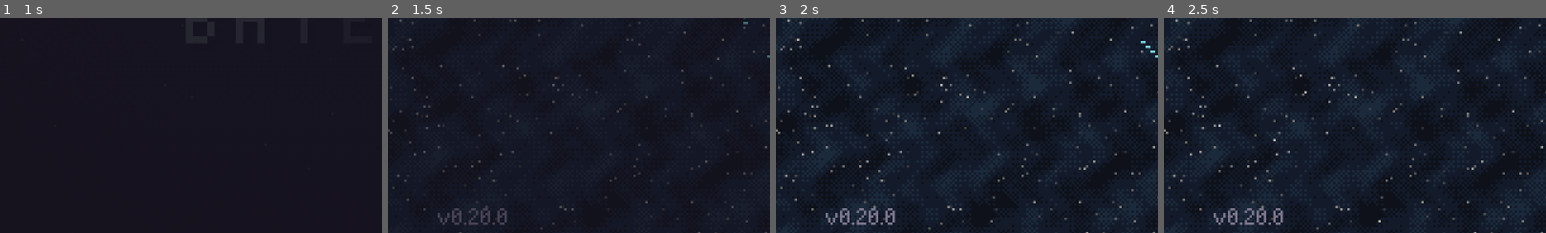
Above: before the commit, frames 1-4 (left to right).
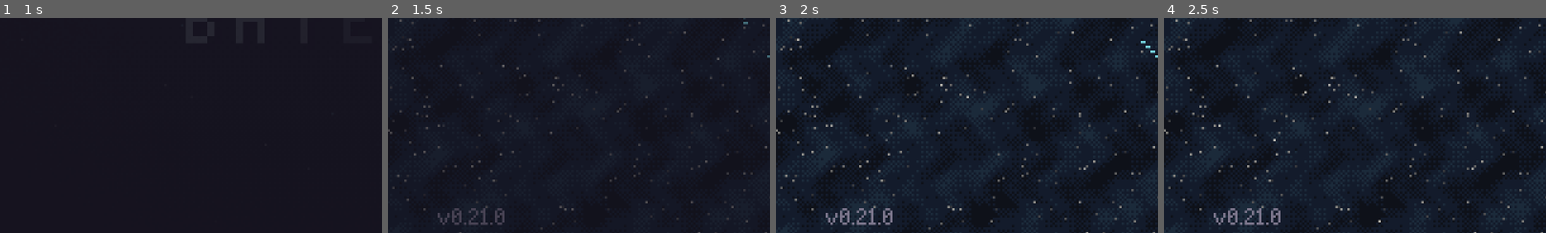
Above: after the commit, the same moments.

Repository: rodriguezric/protektor-jrpg
Game: Godot game, scene res://scenes/shell.tscn
Same seed, same stepped clock (60 frames per second), same inputs: the game is played once before the commit and once after it.
Inputs (mouse positions are % of the whole screen's width and height, from its top left):
- Up to frame 1 (1 s): tap Enter at 0.5 s; move the mouse to (72, 45) at 0.52 s; hold Right (right) from 0.53 s (still down); hold Z (accept) from 0.53 s (still down); click (72, 45) at 0.67 s; tap Space at 0.77 s
- Up to frame 2 (1.5 s): release Right (right) at 1.25 s; release Z (accept) at 1.25 s; drag from (30, 55) to (45, 70) at 1.27 s
- Up to frame 3 (2 s): no input
- Up to frame 4 (2.5 s): move the mouse to (60, 28) at 2.02 s; hold Right (right) from 2.03 s (still down); tap Enter at 2.1 s; click (60, 28) at 2.17 s
The pictures show only the part of the screen within x 0-50%, y 49-99%; the shares and areas given below are measured in that part.

Frame 1 is identical in both runs. In frame 2, 0.3% of the frame differs, in the area x 24-32%, y 88-97%; in frame 3, 0.3%; in frame 4, 0.3%.

Commit message:
feature_beam_laser

Diff:
--- a/project.godot
+++ b/project.godot
@@ -11,7 +11,7 @@
 [application]
 
 config/name="Protektor: Children of the Void"
-config/version="0.20.0"
+config/version="0.21.0"
 run/main_scene="res://scenes/shell.tscn"
 config/features=PackedStringArray("4.6")
 run/flush_stdout_on_print=true
--- a/scripts/data.gd
+++ b/scripts/data.gd
@@ -104,7 +104,7 @@
 	"basic": {"name": "Basic Shot", "cost": 0, "missions": 0, "desc": "The Protektor's standard beam bolt."},
 	"wave": {"name": "Wave Shot", "cost": 350, "missions": 3, "desc": "A wide crescent that is hard to miss."},
 	"auto": {"name": "Auto Shot", "cost": 400, "missions": 5, "desc": "Hold fire to keep shooting. Cannon Cycler sets how fast."},
-	"beam": {"name": "Beam Shot", "cost": 550, "missions": 7, "desc": "A focused lance that deals 3 damage."},
+	"beam": {"name": "Beam Shot", "cost": 550, "missions": 7, "desc": "A lasting lance you can sweep. Pierces everything for 3 damage, but recharges slowly."},
 }
 
 ## Credits for clearing a story mission: deeper planets and later levels pay more.
--- a/scripts/mission.gd
+++ b/scripts/mission.gd
@@ -19,9 +19,12 @@
 const WEAPON_STATS := {
 	"basic": {"max": 3, "speed": 560.0, "r": 5.0, "dmg": 1.0, "cd": 1.0},
 	"wave": {"max": 3, "speed": 470.0, "r": 14.0, "dmg": 1.0, "cd": 1.15},
-	"beam": {"max": 3, "speed": 820.0, "r": 4.0, "dmg": 3.0, "cd": 1.35},
+	"beam": {"max": 1, "speed": 0.0, "r": 6.0, "dmg": 3.0, "cd": 7.0},
 	"auto": {"max": 3, "speed": 600.0, "r": 5.0, "dmg": 1.0, "cd": 1.0},
 }
+## Beam Shot: a lance that lasts a moment, follows your aim and pierces
+## everything on its line, hitting each target once.
+const BEAM_LIFE := 0.32
 const EXT_SHIELD_REACH := 14.0
 const MISSILE_INTERVAL := 2.6
 const MISSILE_SPEED := 300.0
@@ -74,6 +77,7 @@
 var threats: Array = []
 var shots: Array = []
 var bolts: Array = []
+var beam := {}
 var fired_triggers := {}
 var score := 0
 var shown_score := 0.0
@@ -610,6 +614,7 @@
 			th.tick(delta)
 	_update_shots(delta)
 	_update_bolts(delta)
+	_update_beam(delta)
 	_update_missiles(delta)
 	_chatter(delta)
 	if hp <= 1.0 and alive:
@@ -680,20 +685,24 @@
 		return false
 	if _fire_cd > 0.0:
 		return false
-	if bolts.size() >= int(wstat.max):
+	if bolts.size() >= int(wstat.max) or not beam.is_empty():
 		return false
 	_fire_cd = fire_cd_base
 	var dirv := facing
 	if _aim_mode != "mouse":
 		dirv = _assist(facing)
 	var tip := CENTER + facing * (PLAYER_CORE + CANNON_LEN)
-	bolts.append({"lp": tip, "dir": dirv, "trail": [], "w": str(lo.weapon)})
+	if str(lo.weapon) == "beam":
+		beam = {"t": 0.0, "dir": dirv, "hit": {}, "hits": 0}
+		_update_beam(0.0)
+	else:
+		bolts.append({"lp": tip, "dir": dirv, "trail": [], "w": str(lo.weapon)})
 	_recoil = 3.0
 	fx.burst(core.position + facing * 15.0, 5, [Pal.LEMON, Pal.WHITE, Pal.SYNC], Vector2(20, 60), Vector2(0.06, 0.16), {"dir": facing.angle(), "spread": 0.5})
 	match str(lo.weapon):
 		"beam":
-			Sfx.play("shoot", 0.7, -6.0)
-			shake(1.0, 0.06)
+			Sfx.play("lance", 1.0, -6.0)
+			shake(1.5, 0.1)
 		"wave":
 			Sfx.play("shoot", 0.85, -8.0)
 		_:
@@ -886,6 +895,34 @@
 				bolts.erase(b)
 				_bolt_hit(th, b)
 				break
+
+
+func _update_beam(delta: float) -> void:
+	## Follows the aim every frame and hits whatever crosses its line, once each.
+	if beam.is_empty():
+		return
+	beam.t += delta * speed_scale
+	if beam.t >= BEAM_LIFE or not alive or finished:
+		if int(beam.hits) == 0:
+			Achievements.shot_missed()
+		beam = {}
+		return
+	beam.dir = facing if _aim_mode == "mouse" else _assist(facing)
+	var origin := CENTER + facing * (PLAYER_CORE + CANNON_LEN)
+	var area := Rect2(Vector2.ZERO, Vector2(L, L))
+	for th in threats.duplicate():
+		if not is_instance_valid(th) or not th.can_be_hit() or beam.hit.has(th.get_instance_id()):
+			continue
+		if not area.has_point(th.lp):
+			continue
+		var along: float = (th.lp - origin).dot(beam.dir)
+		if along < -th.hit_radius():
+			continue
+		var near: Vector2 = origin + beam.dir * maxf(0.0, along)
+		if near.distance_to(th.lp) <= th.hit_radius() + float(wstat.r):
+			beam.hit[th.get_instance_id()] = true
+			beam.hits = int(beam.hits) + 1
+			_bolt_hit(th, {"lp": near, "dir": beam.dir})
 
 
 func _update_missiles(delta: float) -> void:
@@ -1324,6 +1361,7 @@
 	await get_tree().create_timer(0.6).timeout
 	shots.clear()
 	bolts.clear()
+	beam = {}
 	Sfx.music("mission_complete", 0.4, -6.0)
 	Sfx.play("sync", 1.0, -4.0)
 	fx.ring(core.position, 6, 120, 1.0, Pal.SYNC, 2.0, 1.0)
@@ -1562,17 +1600,14 @@
 						var col := Pal.SYNC.lerp(Pal.WHITE, 0.5 if absi(k) < 2 else 0.0)
 						draw_rect(Rect2(q.round(), Vector2.ONE), col)
 						draw_rect(Rect2((q - b.dir).round(), Vector2.ONE), Color(Pal.SYNC, 0.45))
-				"beam":
-					var tail: Vector2 = p - b.dir * 9.0
-					draw_line(tail, p, Color(Pal.VOID.lerp(Pal.WHITE, 0.3), 0.55), 3.0)
-					draw_line(tail, p, Pal.WHITE, 1.0)
-					draw_rect(Rect2(p - Vector2(1, 1), Vector2(3, 3)), Pal.WHITE)
 				_:
 					for i in b.trail.size():
 						var q: Vector2 = (b.trail[i] * K).round()
 						draw_line(q, p, Color(Pal.LEMON, 0.5 - i * 0.15), 3.0 - i)
 					draw_rect(Rect2(p - Vector2(1, 1), Vector2(3, 3)), Pal.LEMON)
 					draw_rect(Rect2(p, Vector2(1, 1)), Pal.WHITE)
+		if not m.beam.is_empty():
+			_draw_beam(K)
 		for ms in m.missiles:
 			var p: Vector2 = (ms.lp * K).round()
 			var back: Vector2 = -ms.dir
@@ -1591,6 +1626,24 @@
 			draw_circle(p, r + 1.0, Color(col, 0.5))
 			draw_circle(p, r, col.lerp(Pal.WHITE, 0.3 * fl))
 			draw_rect(Rect2(p - Vector2(0, 1), Vector2(1, 1)), Pal.WHITE)
+
+
+	func _draw_beam(K: float) -> void:
+		# a white core in a violet glow, flaring at the muzzle and thinning out
+		var k: float = m.beam.t / m.BEAM_LIFE
+		var dirv: Vector2 = m.beam.dir
+		var a: Vector2 = ((m.CENTER + m.facing * (m.PLAYER_CORE + m.CANNON_LEN)) * K).round()
+		var b: Vector2 = (a + dirv * 260.0).round()
+		var w := 1.0 - k * k
+		var fl := 1.0 if int(Time.get_ticks_msec() / 40) % 2 == 0 else 0.0
+		draw_line(a, b, Color(Pal.VOID.lerp(Pal.WHITE, 0.2), 0.35 * w), 5.0 * w + 1.0 + fl)
+		draw_line(a, b, Color(Pal.VOID.lerp(Pal.WHITE, 0.55), 0.8 * w), 3.0 * w + 1.0)
+		draw_line(a, b, Color(Pal.WHITE, 0.6 + 0.4 * w), 1.0)
+		draw_circle(a, 2.0 + 2.0 * w + fl, Color(Pal.WHITE, 0.9 * w))
+		var nrm := Vector2(-dirv.y, dirv.x)
+		for i in 4:
+			var q: Vector2 = a + dirv * randf_range(6.0, 120.0) + nrm * randf_range(-2.5, 2.5) * w
+			draw_rect(Rect2(q.round(), Vector2.ONE), Color(Pal.WHITE, w))
 
 
 class PlayerCore extends Node2D:
--- a/scripts/sfx.gd
+++ b/scripts/sfx.gd
@@ -133,6 +133,9 @@
 			return _tone(500, 400, 0.1, "tri", 0.2)
 		"shoot":
 			return _mix([_tone(1500, 520, 0.09, "sq", 0.16), _noise(0.06, 0.18, 0.9)])
+		"lance":
+			# Beam Shot: a bright crack into a humming, falling lance
+			return _mix([_tone(1800, 600, 0.05, "sq", 0.14), _tone(320, 180, 0.32, "sq", 0.12), _tone(640, 360, 0.32, "tri", 0.16), _noise(0.3, 0.12, 0.6)])
 		"block":
 			return _mix([_tone(980, 980, 0.16, "tri", 0.3), _tone(1470, 1460, 0.2, "tri", 0.18), _noise(0.07, 0.35, 0.95)])
 		"hurt":
--- a/scripts/workshop.gd
+++ b/scripts/workshop.gd
@@ -200,7 +200,9 @@
 			for k in range(-5, 6):
 				preview.draw_rect(Rect2(Vector2(k, y + k * k * 0.09).round(), Vector2.ONE), Pal.SYNC)
 		"beam":
-			preview.draw_line(Vector2(0, y), Vector2(0, y + 9), Pal.WHITE, 1.0)
+			if phase < 0.35:
+				preview.draw_line(Vector2(0, -6), Vector2(0, -30), Pal.VOID.lerp(Pal.WHITE, 0.55), 3.0)
+				preview.draw_line(Vector2(0, -6), Vector2(0, -30), Pal.WHITE, 1.0)
 		"auto":
 			for k in 4:
 				preview.draw_rect(Rect2(Vector2(-1, y + k * 5), Vector2(2, 2)), Pal.LEMON)
--- a/tools/autotest.gd
+++ b/tools/autotest.gd
@@ -951,6 +951,48 @@
 			await shot("endflow")
 			print("returned to title: ", got, " chapter=", Game.chapter)
 			get_tree().quit()
+		"beamcheck":
+			# Beam Shot: pierces a line of tanks at once and can be swept onto a target
+			auto_talk = false
+			Game.story.weapons = ["basic", "beam"]
+			Game.story.weapon = "beam"
+			main.start_mission("terra_virex_level_01", true, false)
+			await wait(1.0)
+			var m: Mission = main.mission_layer.get_child(0)
+			m.timeline = []
+			m._aim_mode = "key"
+			var line := []
+			for d in [70.0, 120.0, 170.0]:
+				m._spawn({"enemy_type": "drone_tank", "spawn_side": "north"})
+				var th: Threat = m.threats[m.threats.size() - 1]
+				th.lp = Mission.CENTER + Vector2(0, -d)
+				th.move_speed = 0.0
+				line.append(th)
+			m._spawn({"enemy_type": "drone_tank", "spawn_side": "east"})
+			var side: Threat = m.threats[m.threats.size() - 1]
+			side.lp = Mission.CENTER + Vector2(140, 0)
+			side.move_speed = 0.0
+			for th in m.threats:
+				print("before hp ", th.hp)
+			m.facing = Vector2.UP
+			m._fire_cd = 0.0
+			m._try_fire()
+			await wait(0.08)
+			await shot("beam_fire")
+			# sweep the beam toward the side target while it is still active
+			for i in 8:
+				m.facing = Vector2.UP.rotated(PI / 2.0 * (i + 1) / 8.0)
+				await get_tree().process_frame
+			await shot("beam_sweep")
+			print("beam active after sweep: ", not m.beam.is_empty())
+			for th in line:
+				print("line hp ", th.hp if is_instance_valid(th) else -1.0)
+			print("side hp ", side.hp if is_instance_valid(side) else -1.0)
+			await wait(0.4)
+			print("beam ended: ", m.beam.is_empty(), " can refire right away: ", m._try_fire())
+			await wait(1.0)
+			print("refire after cooldown: ", m._try_fire())
+			get_tree().quit()
 		"firecheck":
 			auto_talk = false
 			var fw := OS.get_environment("PK_WEAPON")
